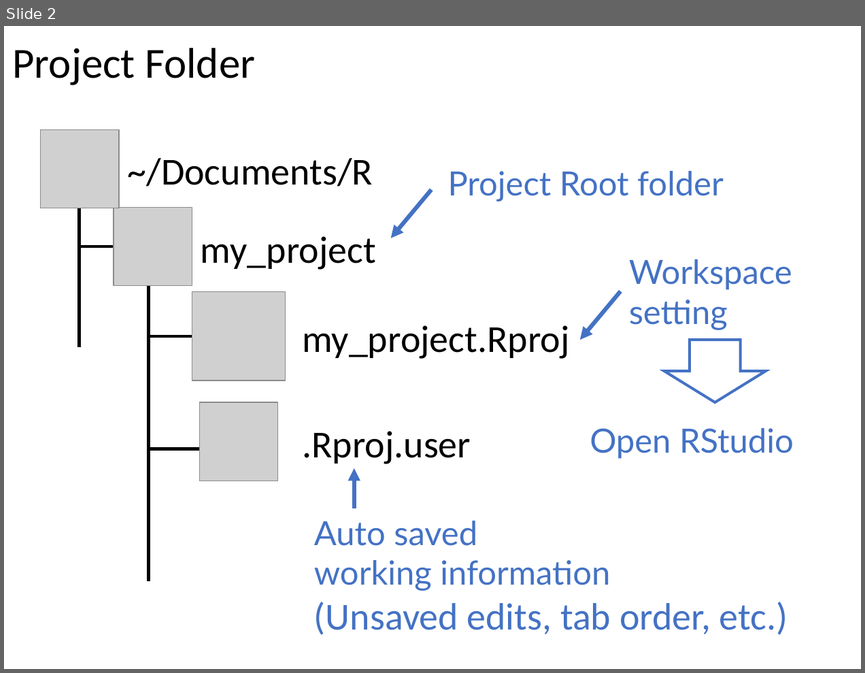
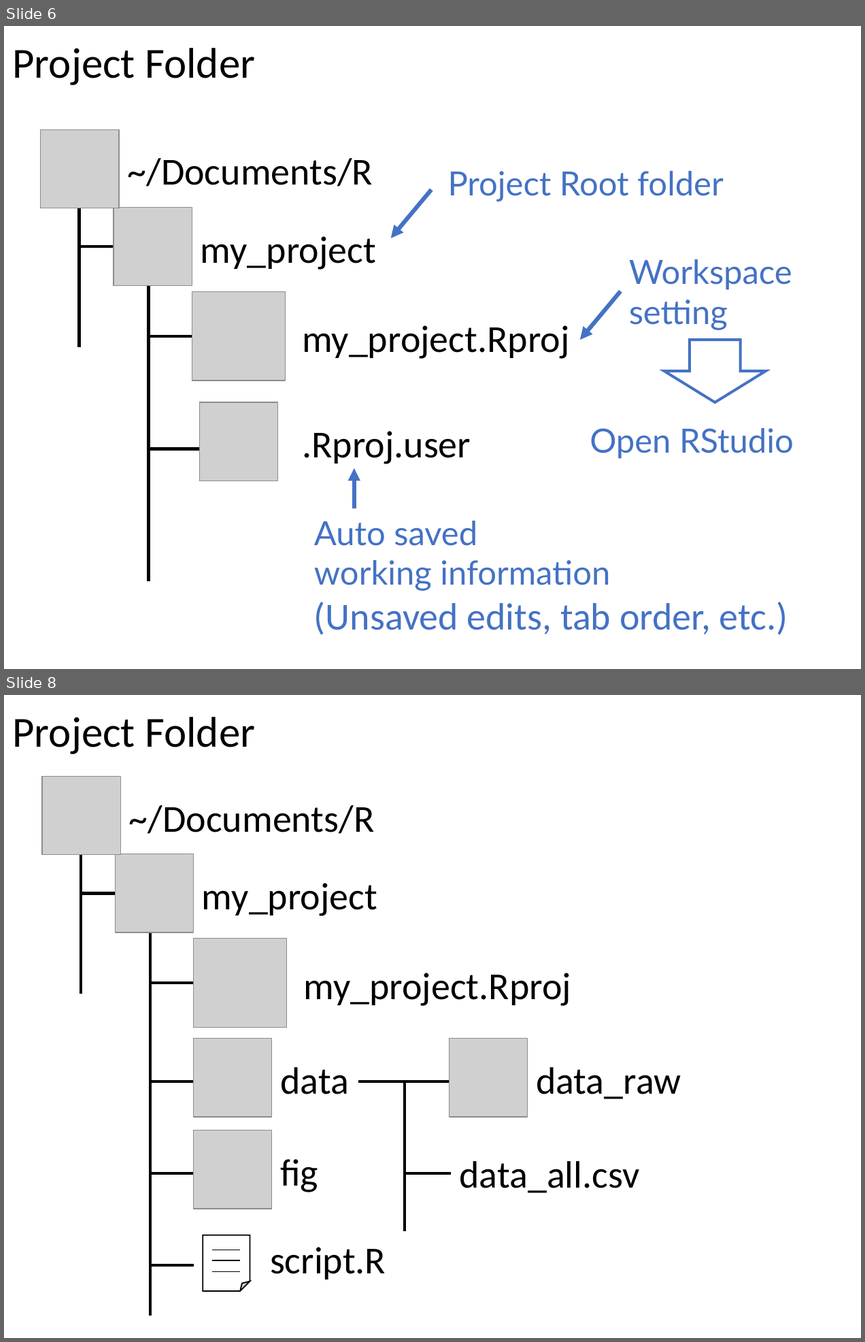
Before and after one commit to Kilometer0101/TokyoR86, a slide deck: プレゼンテーション1.pptx. Shown one above the other, each under a label of ours: slide 2 before the commit, slides 6 and 8 after it; the slides between them are not shown. The pictures are 865x673 and 865x1342 pixels, drawn with LibreOffice and Linux fonts; fonts in the diff are those of the drawing; grey boxes stand for pictures. Boxes give left, top, right and bottom in pixels: in the first picture for what was removed or moved away, otherwise in the second. Text is boxed around its words. In the diff, an @@ line names an element or a change of style, - is before the commit and + after.

```diff
--- a/プレゼンテーション1.pptx
+++ b/プレゼンテーション1.pptx
@@ slide 8 added at (x1=4, y1=695, x2=861, y2=1338), background #FFFFFF @@
@@ text added at (x1=12, y1=717, x2=255, y2=754), 36 pt, text #000000 @@
+Project Folder
@@ picture added at (x1=43, y1=777, x2=120, y2=854) @@
@@ line added from (81, 811) to (81, 994), #000000 2.5 pt @@
@@ text added at (x1=129, y1=805, x2=375, y2=834), 32 pt, text #000000 @@
+~/Documents/R
@@ picture added at (x1=116, y1=854, x2=193, y2=932) @@
@@ freeform shape added at (x1=81, y1=893, x2=150, y2=1315), outline #000000 2.5 pt @@
@@ text added at (x1=202, y1=883, x2=377, y2=916), 32 pt, text #000000 @@
+my_project
@@ picture added at (x1=193, y1=938, x2=287, y2=1028) @@
@@ text added at (x1=303, y1=972, x2=571, y2=1006), 32 pt, text #000000 @@
+my_project.Rproj
@@ line added from (242, 983) to (150, 983), #000000 2.5 pt @@
@@ picture added at (x1=193, y1=1038, x2=271, y2=1117) @@
@@ picture added at (x1=449, y1=1038, x2=527, y2=1117) @@
@@ line added from (242, 1081) to (150, 1081), #000000 2.5 pt @@
@@ text added at (x1=280, y1=1067, x2=349, y2=1094), 32 pt, text #000000 @@
+data
@@ line added from (450, 1081) to (359, 1081), #000000 2.5 pt @@
@@ line added from (405, 1232) to (405, 1080), #000000 2.5 pt @@
@@ text added at (x1=536, y1=1067, x2=681, y2=1099), 32 pt, text #000000 @@
+data_raw
@@ picture added at (x1=193, y1=1130, x2=271, y2=1208) @@
@@ text added at (x1=280, y1=1159, x2=318, y2=1192), 32 pt, text #000000 @@
+fig
@@ text added at (x1=460, y1=1161, x2=640, y2=1193), 32 pt, text #000000 @@
+data_all.csv
@@ line added from (242, 1173) to (150, 1173), #000000 2.5 pt @@
@@ line added from (450, 1173) to (405, 1173), #000000 2.5 pt @@
@@ line added from (193, 1265) to (150, 1265), #000000 2.5 pt @@
@@ text added at (x1=270, y1=1246, x2=385, y2=1279), 32 pt, text #000000 @@
+script.R
@@ group added at (x1=203, y1=1235, x2=250, y2=1291): 3 lines, 1 folded corner @@
@@ what was slide 2 is now slide 6 @@
```
Also in this commit, not shown: 1 slide changed, 6 other slides added, 1 slide removed, 5 other files.
